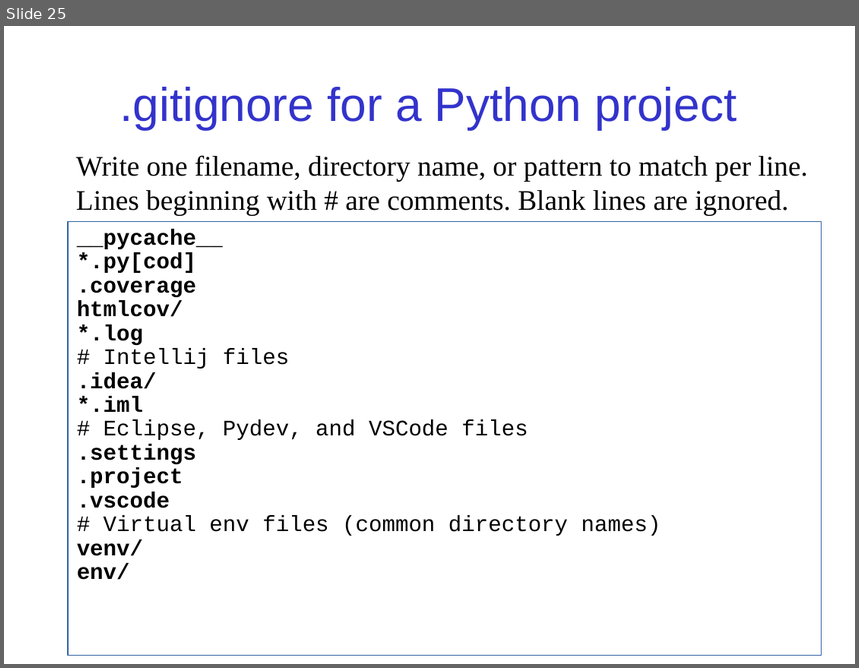
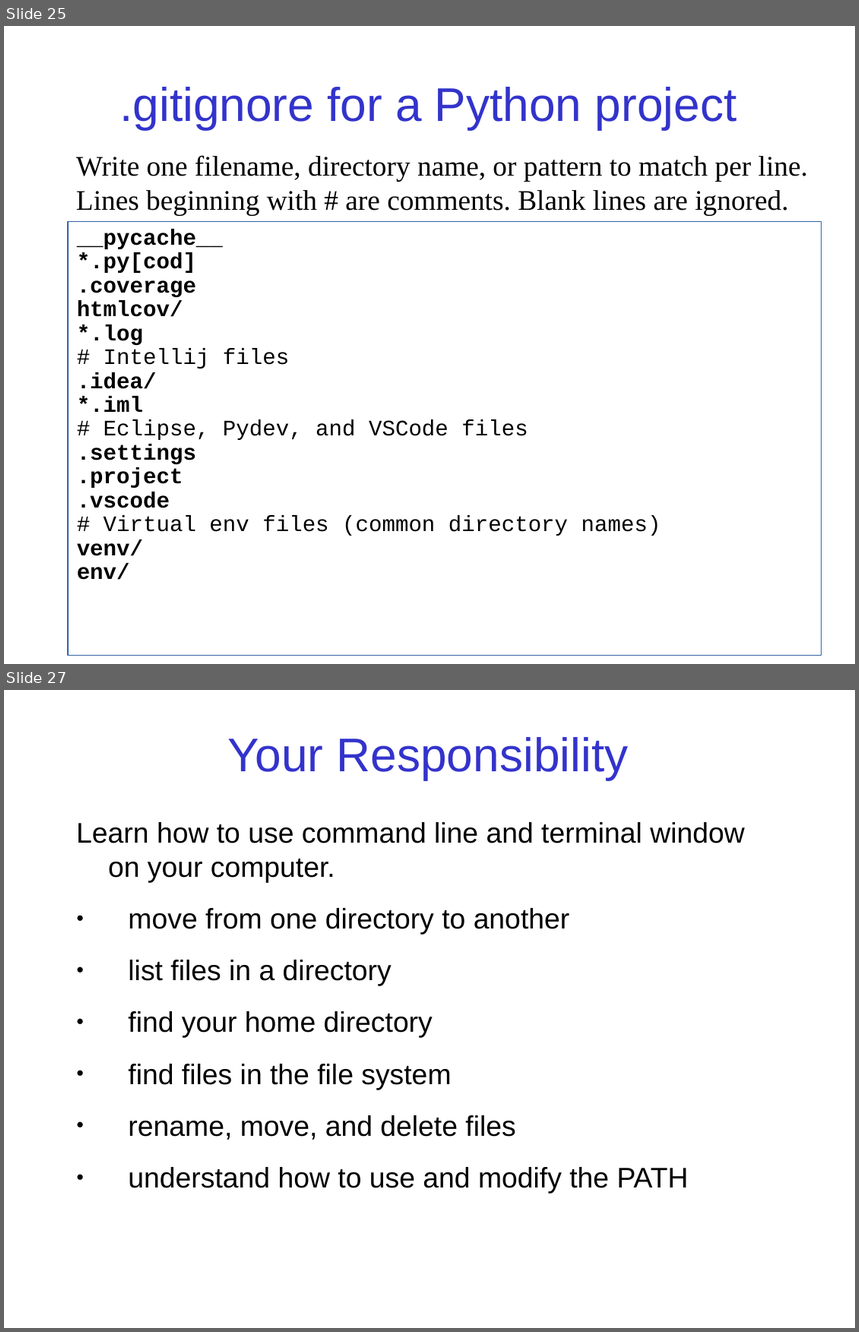
Before and after one commit to skeoop/skeoop.github.io, a slide deck: git/Git-Basics.ppt. Shown one above the other, each under a label of ours: slide 25 before the commit, slides 25 and 27 after it; the slides between them are not shown. The pictures are 859x668 and 859x1332 pixels, drawn with LibreOffice and Linux fonts; fonts in the diff are those of the drawing. Boxes give left, top, right and bottom in pixels: in the first picture for what was removed or moved away, otherwise in the second. Text is boxed around its words. In the diff, an @@ line names an element or a change of style, - is before the commit and + after.

```diff
--- a/git/Git-Basics.ppt
+++ b/git/Git-Basics.ppt
@@ slide 27 added at (4, 690, 855, 1328), background #FFFFFF @@
@@ title added at (228, 737, 629, 780), 40 pt, text #3333CC @@
+Your Responsibility
@@ text added at (76, 822, 745, 1193), 24 pt, text #000000 @@
+Learn how to use command line and terminal window on your computer.
+● move from one directory to another
+● list files in a directory
+● find your home directory
+● find files in the file system
+● rename, move, and delete files
+● understand how to use and modify the PATH
```
Also in this commit, not shown: 1 other slide added, 1 slide removed, 2 other files.
